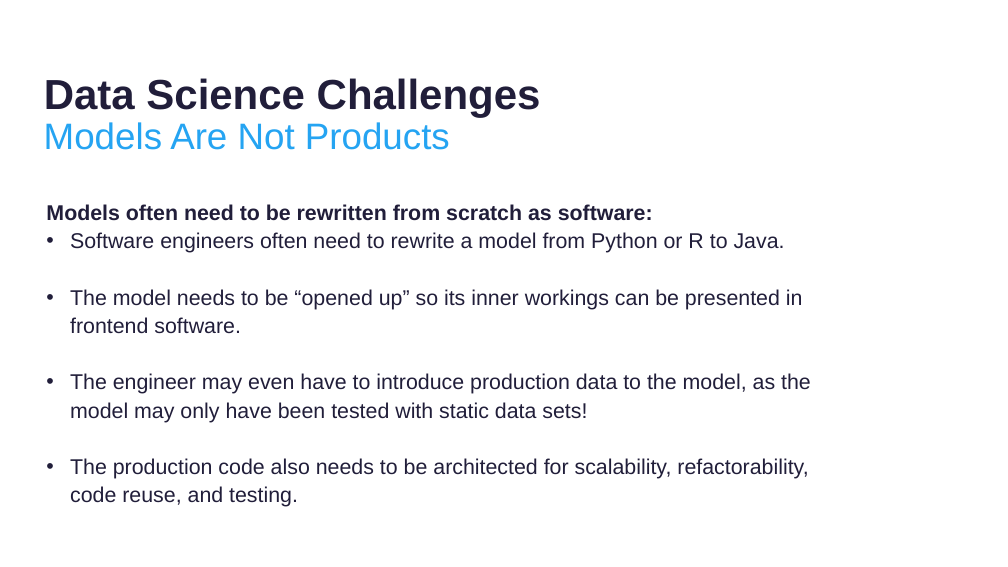
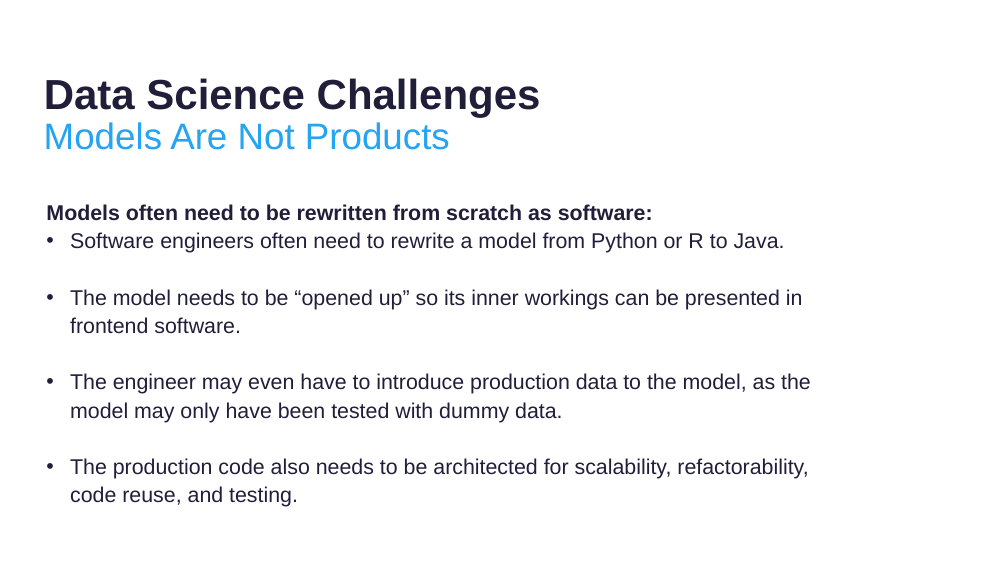
Before and after one commit to thomasnield/kotlinconf-datascience-talk, a slide deck: slide 14 of kotlin_for_data_science.pptx. Drawn at 1008x567 pixels with LibreOffice and Linux fonts; fonts in the diff are those of the drawing; background and template pictures are left out. Boxes give left, top, right and bottom in pixels: in the first picture for what was removed or moved away, otherwise in the second. Text is boxed around its words. In the diff, an @@ line names an element or a change of style, - is before the commit and + after.

```diff
--- a/kotlin_for_data_science.pptx
+++ b/kotlin_for_data_science.pptx
@@ text at (x1=70, y1=373, x2=811, y2=423): text changed @@
-• The engineer may even have to introduce production data to the model, as the model may only have been tested with static data sets!
+• The engineer may even have to introduce production data to the model, as the model may only have been tested with dummy data.
```
Also in this commit, not shown: 4 other slides changed, 3 slides added.
